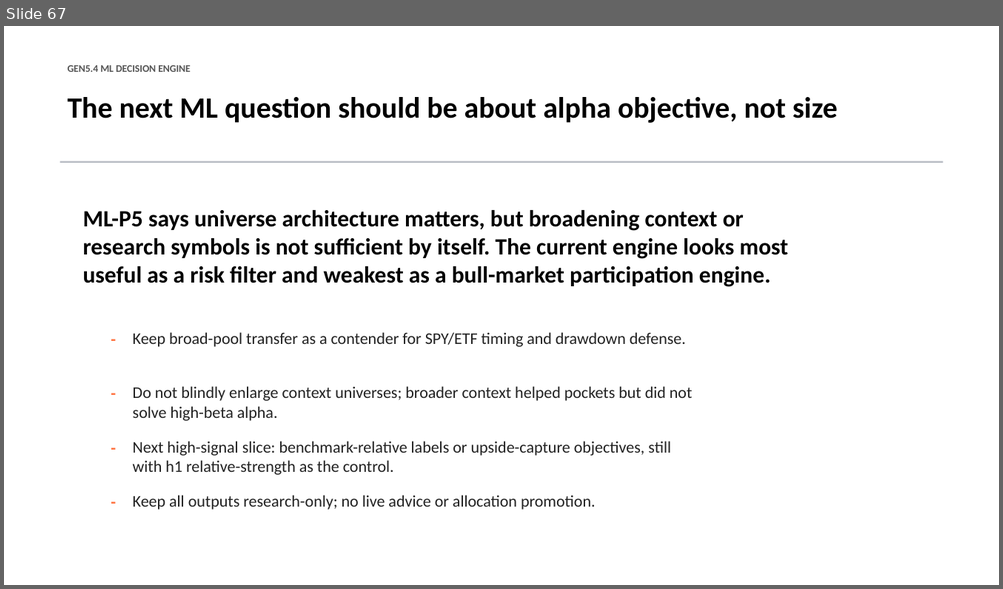
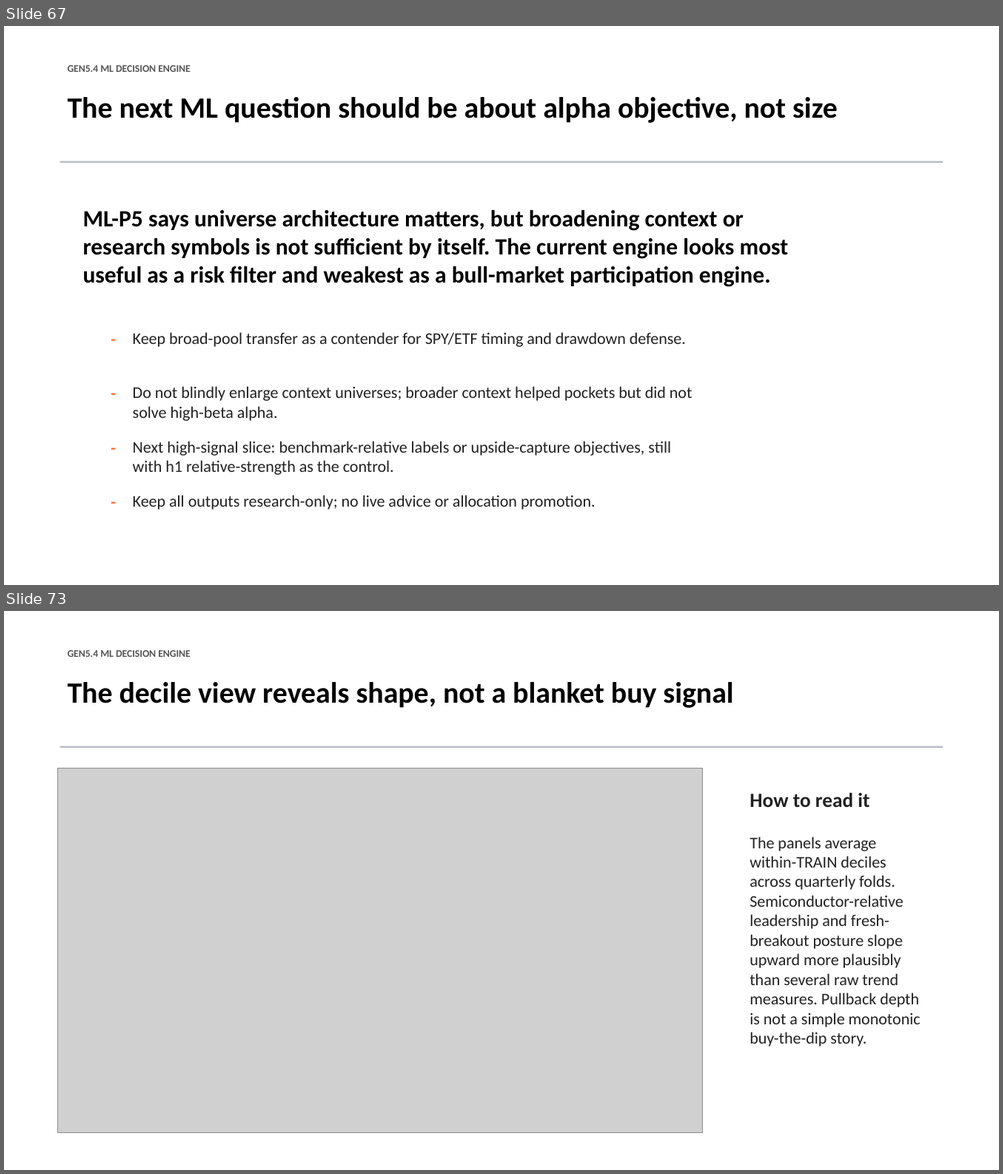
Before and after one commit to Francisc0Franc0/Time-Series-Modeling-Gen5, a slide deck: presentations/gen5_4_ml_decision_engine_incremental_build.pptx. Shown one above the other, each under a label of ours: slide 67 before the commit, slides 67 and 73 after it; the slides between them are not shown. The pictures are 1003x589 and 1003x1174 pixels, drawn with LibreOffice and Linux fonts; fonts in the diff are those of the drawing; grey boxes stand for pictures. Boxes give left, top, right and bottom in pixels: in the first picture for what was removed or moved away, otherwise in the second. Text is boxed around its words. In the diff, an @@ line names an element or a change of style, - is before the commit and + after.

```diff
--- a/presentations/gen5_4_ml_decision_engine_incremental_build.pptx
+++ b/presentations/gen5_4_ml_decision_engine_incremental_build.pptx
@@ slide 73 added at (x1=4, y1=611, x2=999, y2=1170), background #FFFFFF @@
@@ text added at (x1=68, y1=650, x2=190, y2=657), 9.8 pt, text #555555, bold @@
+GEN5.4 ML DECISION ENGINE
@@ text added at (x1=68, y1=682, x2=733, y2=708), 28.5 pt, text #000000, bold @@
+The decile view reveals shape, not a blanket buy signal
@@ rectangle added at (x1=60, y1=746, x2=942, y2=748), fill #B8BCC4 @@
@@ picture added at (x1=58, y1=768, x2=703, y2=1133) @@
@@ text added at (x1=749, y1=793, x2=869, y2=808), 19.5 pt, text #222222, bold @@
+How to read it
@@ text added at (x1=749, y1=837, x2=920, y2=1047), 15.8 pt, text #222222 @@
+The panels average within-TRAIN deciles across quarterly folds. Semiconductor-relative leadership and fresh-breakout posture slope upward more plausibly than several raw trend measures. Pullback depth is not a simple monotonic buy-the-dip story.
```
Also in this commit, not shown: 7 other slides added, 4 other files.
